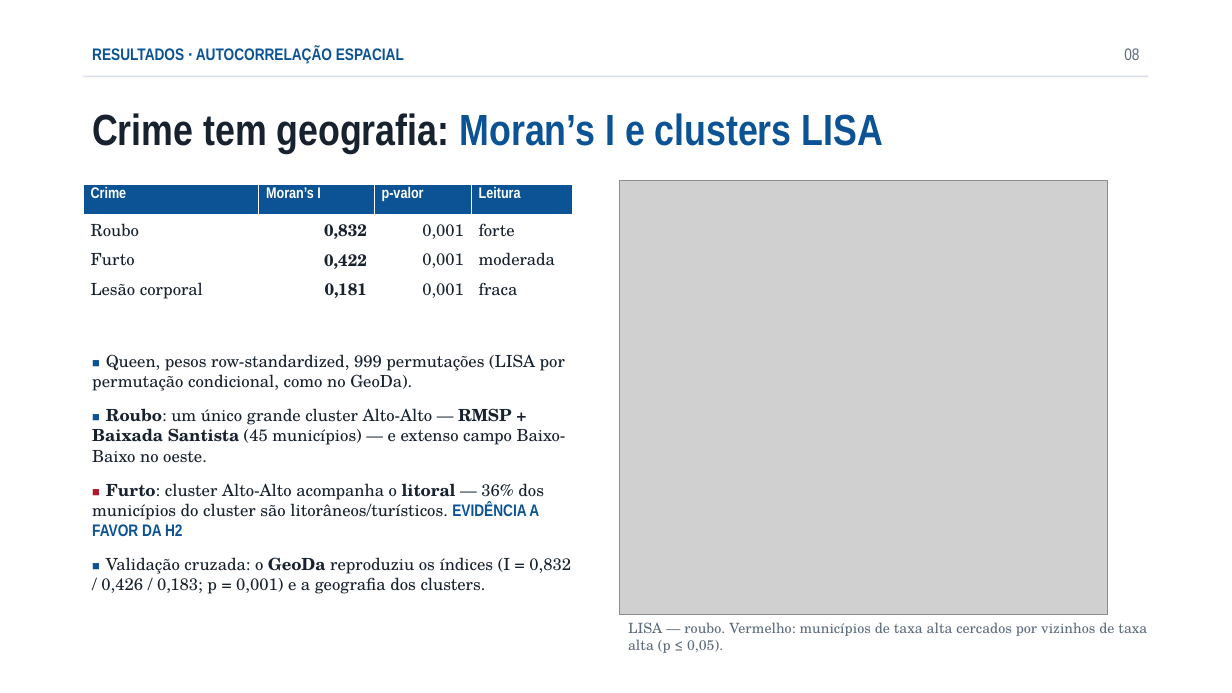
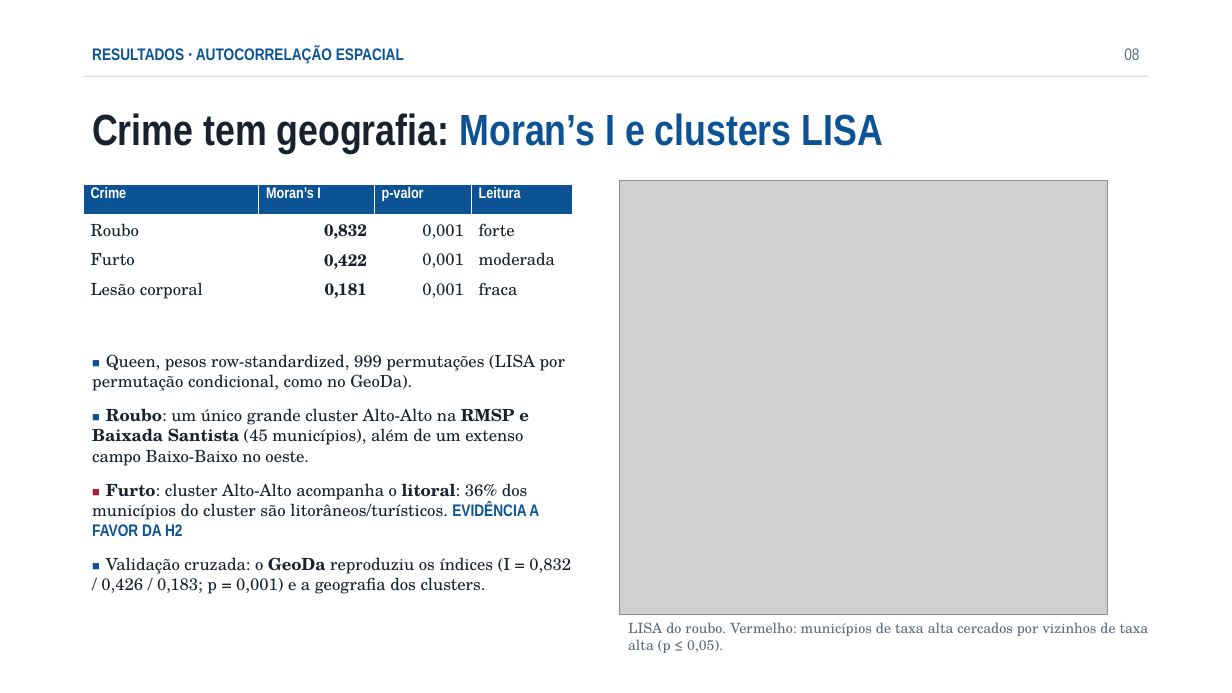
Before and after one commit to euusoujc/territory, a slide deck: slide 8 of slides/apresentacao.pptx. Drawn at 1232x693 pixels with LibreOffice and Linux fonts; fonts in the diff are those of the drawing; grey boxes stand for pictures. Boxes give left, top, right and bottom in pixels: in the first picture for what was removed or moved away, otherwise in the second. Text is boxed around its words. In the diff, an @@ line names an element or a change of style, - is before the commit and + after.

Commit message:
feat: prints do GeoDa no repo e slide de validação na apresentação
- docs/geoda_prints/: 22 prints do experimento com nomes descritivos
  (mapas do passo 1, matriz de pesos, Moran, randomization e LISA)
- guia_geoda.md referencia os prints e avisa da compressão do WhatsApp
- slide novo 'Validação: GeoDa' com o diagrama de Moran e o LISA do roubo
- revisão de estilo nos textos dos slides (sem travessões e setas)

```diff
--- a/slides/apresentacao.pptx
+++ b/slides/apresentacao.pptx
@@ text at <box>92,408,539,536</box>: text changed @@
-■ Roubo: um único grande cluster Alto-Alto — RMSP + Baixada Santista (45 municípios) — e extenso campo Baixo-Baixo no oeste.
-■ Furto: cluster Alto-Alto acompanha o litoral — 36% dos municípios do cluster são litorâneos/turísticos. EVIDÊNCIA A FAVOR DA H2
+■ Roubo: um único grande cluster Alto-Alto na RMSP e Baixada Santista (45 municípios), além de um extenso campo Baixo-Baixo no oeste.
+■ Furto: cluster Alto-Alto acompanha o litoral: 36% dos municípios do cluster são litorâneos/turísticos. EVIDÊNCIA A FAVOR DA H2
@@ text at <box>628,622,1149,653</box>: text changed @@
-LISA — roubo. Vermelho: municípios de taxa alta cercados por vizinhos de taxa alta (p ≤ 0,05).
+LISA do roubo. Vermelho: municípios de taxa alta cercados por vizinhos de taxa alta (p ≤ 0,05).
```
Also in this commit, not shown: 9 other slides changed, 1 slide added, 25 other files.
